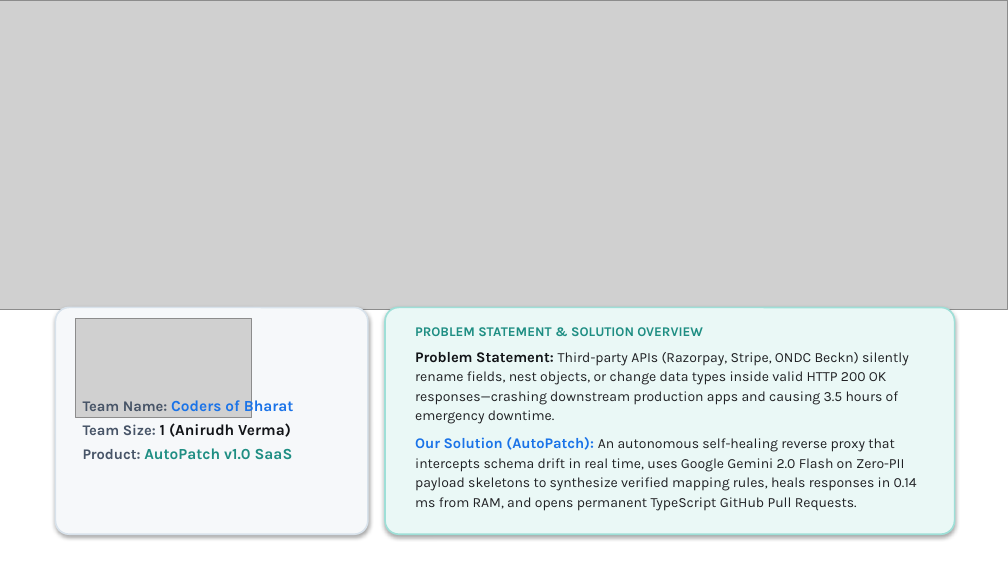
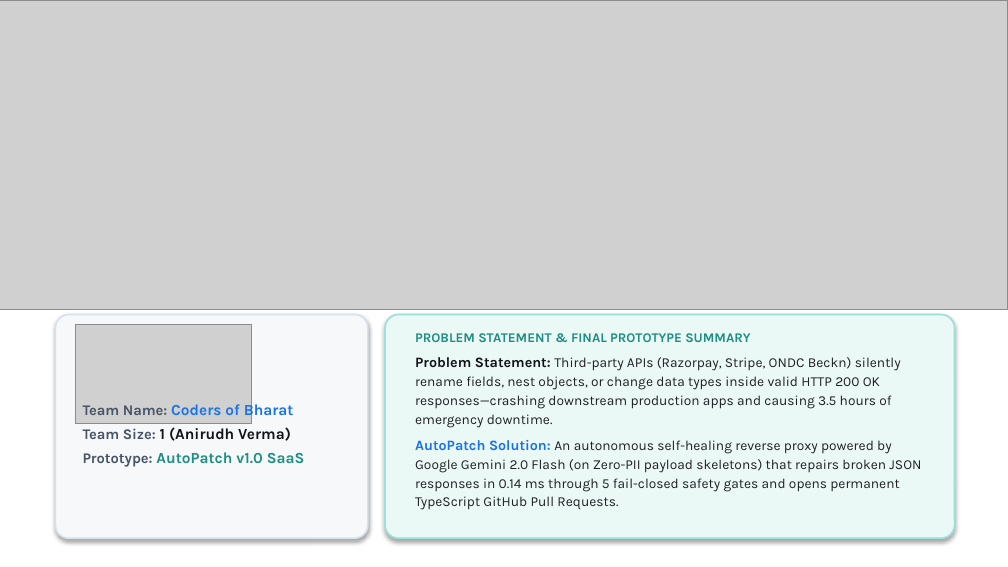
Before and after one commit to Asqi06/Buildathon, a slide deck: slide 2 of Startup_Buildathon_Coders_of_Bharat_AutoPatch.pptx. Drawn at 1008x567 pixels with LibreOffice and Linux fonts; fonts in the diff are those of the drawing; grey boxes stand for pictures. Boxes give left, top, right and bottom in pixels: in the first picture for what was removed or moved away, otherwise in the second. Text is boxed around its words. In the diff, an @@ line names an element or a change of style, - is before the commit and + after.

Commit message:
fix(vercel): fix FastifyRequest rawBody TS2339 error, restore rewrite paths, and complete 16-slide Final Prototype Submission Deck

```diff
--- a/Startup_Buildathon_Coders_of_Bharat_AutoPatch.pptx
+++ b/Startup_Buildathon_Coders_of_Bharat_AutoPatch.pptx
@@ 2 rounded rectangles, 1 picture: place and size @@
-2 rounded rectangles, 1 picture at bbox=[55, 307, 955, 534]
+2 rounded rectangles, 1 picture at bbox=[55, 314, 955, 538]
@@ text at bbox=[415, 333, 750, 342]: text changed @@
-PROBLEM STATEMENT & SOLUTION OVERVIEW
+PROBLEM STATEMENT & FINAL PROTOTYPE SUMMARY
@@ text at bbox=[415, 357, 901, 428]: size 10.5 to 10.2 pt in "Problem Statement:"; size 10 to 9.8 pt in "Third-party APIs (Razorpay, Stripe, ONDC Beckn) silently ..."; line spacing 1.15 to 1.14; less space between paragraphs @@
@@ text at bbox=[415, 440, 921, 510]: text changed; size 10 to 9.8 pt @@
-Our Solution (AutoPatch): An autonomous self-healing reverse proxy that intercepts schema drift in real time, uses Google Gemini 2.0 Flash on Zero-PII payload skeletons to synthesize verified mapping rules, heals responses in 0.14 ms from RAM, and opens permanent TypeScript GitHub Pull Requests.
+AutoPatch Solution: An autonomous self-healing reverse proxy powered by Google Gemini 2.0 Flash (on Zero-PII payload skeletons) that repairs broken JSON responses in 0.14 ms through 5 fail-closed safety gates and opens permanent TypeScript GitHub Pull Requests.
@@ text at bbox=[83, 452, 305, 467]: text changed @@
-Product: AutoPatch v1.0 SaaS
+Prototype: AutoPatch v1.0 SaaS
```
Also in this commit, not shown: 2 other slides changed, 12 slides added, 5 slides removed, 10 other files.
